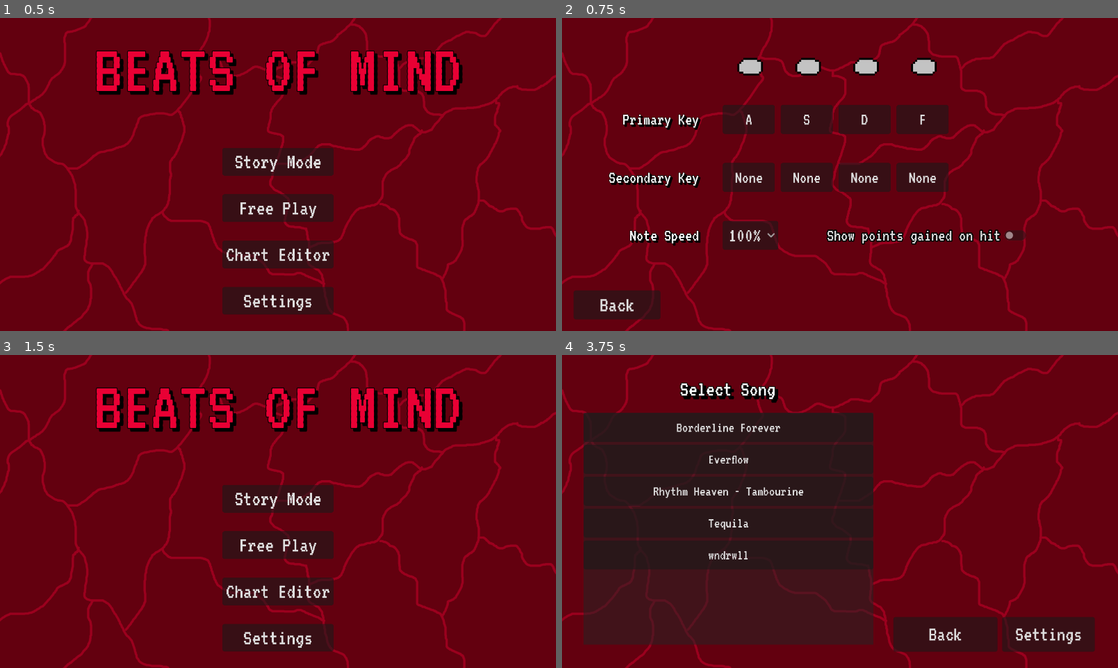
Above: before the commit, frames 1-4 (two rows, left to right).
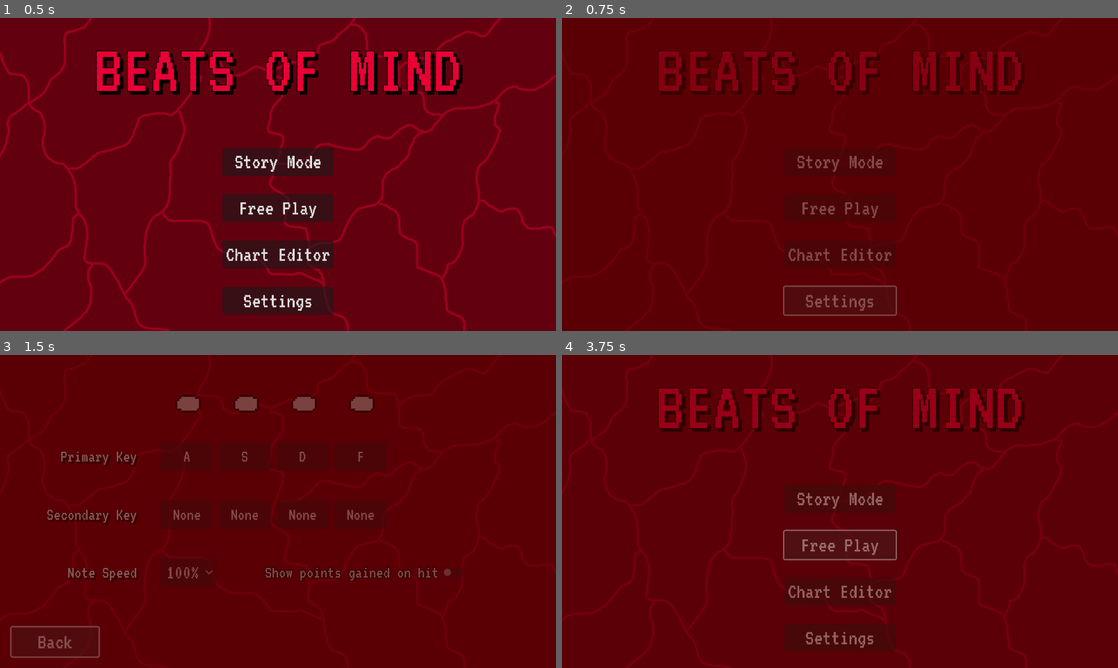
Above: after the commit, the same moments.

Repository: rlett/beats-of-godot-mind
Game: Godot game, scene res://Scenes/MainMenu.tscn
Same seed, same stepped clock (60 frames per second), same inputs: the game is played once before the commit and once after it.
Inputs:
- Up to frame 1 (0.5 s): no input
- Up to frame 2 (0.75 s): click "Settings" at 0.5 s
- Up to frame 3 (1.5 s): click "Back" at 1.25 s
- Up to frame 4 (3.75 s): click "Story Mode" at 2 s; click "Story Mode" at 2.75 s; click "Free Play" at 3.5 s

Frame 1 is identical in both runs. In frame 2, 21% of the frame differs, in the area x 0-100%, y 0-100%; in frame 3, 19%; in frame 4, 47%.

Commit message:
Added Scene Transitions

Diff:
--- /dev/null
+++ b/Scenes/SceneTransitions.tscn
@@ -0,0 +1,59 @@
+[gd_scene load_steps=5 format=3 uid="uid://ckeffft582jid"]
+
+[ext_resource type="Script" path="res://Scripts/SceneTransitions.gd" id="1_s3d0g"]
+
+[sub_resource type="Animation" id="Animation_newds"]
+resource_name = "RESET"
+length = 0.01
+tracks/0/type = "value"
+tracks/0/imported = false
+tracks/0/enabled = true
+tracks/0/path = NodePath("transition:modulate")
+tracks/0/interp = 1
+tracks/0/loop_wrap = true
+tracks/0/keys = {
+"times": PackedFloat32Array(0),
+"transitions": PackedFloat32Array(1),
+"update": 0,
+"values": [Color(1, 1, 1, 0)]
+}
+
+[sub_resource type="Animation" id="Animation_kkqr5"]
+resource_name = "disolve"
+length = 0.3
+tracks/0/type = "value"
+tracks/0/imported = false
+tracks/0/enabled = true
+tracks/0/path = NodePath("transition:modulate")
+tracks/0/interp = 1
+tracks/0/loop_wrap = true
+tracks/0/keys = {
+"times": PackedFloat32Array(0, 0.3),
+"transitions": PackedFloat32Array(1, 1),
+"update": 0,
+"values": [Color(1, 1, 1, 0), Color(1, 1, 1, 1)]
+}
+
+[sub_resource type="AnimationLibrary" id="AnimationLibrary_lyphs"]
+_data = {
+"RESET": SubResource("Animation_newds"),
+"disolve": SubResource("Animation_kkqr5")
+}
+
+[node name="SceneTransitions" type="CanvasLayer"]
+script = ExtResource("1_s3d0g")
+
+[node name="transition" type="ColorRect" parent="."]
+modulate = Color(1, 1, 1, 0)
+anchors_preset = 15
+anchor_right = 1.0
+anchor_bottom = 1.0
+grow_horizontal = 2
+grow_vertical = 2
+mouse_filter = 2
+color = Color(0.333333, 0, 0, 1)
+
+[node name="AnimationPlayer" type="AnimationPlayer" parent="."]
+libraries = {
+"": SubResource("AnimationLibrary_lyphs")
+}
--- a/Scripts/Conductor.gd
+++ b/Scripts/Conductor.gd
@@ -216,7 +216,7 @@
 
 # guess what this fucking does
 func _quit():
-	get_tree().change_scene_to_file("res://Scenes/main.tscn")
+	SceneTransitions.change_scene(global.prevScene)
 
 
 # -------------------------
--- a/Scripts/Controller.gd
+++ b/Scripts/Controller.gd
@@ -90,11 +90,12 @@
 
 # if you do not know what these do you are a lost cause :D
 func _level():
-	get_tree().change_scene_to_file("res://Scenes/PlayGame.tscn")
+	global.prevScene = get_tree().current_scene.scene_file_path
+	SceneTransitions.change_scene("res://Scenes/PlayGame.tscn")
 
 func _settings():
 	global.prevScene = get_tree().current_scene.scene_file_path
-	get_tree().change_scene_to_file("res://Scenes/Settings.tscn")
+	SceneTransitions.change_scene("res://Scenes/Settings.tscn")
 
 func _back():
-	get_tree().change_scene_to_file("res://Scenes/MainMenu.tscn")
+	SceneTransitions.change_scene("res://Scenes/MainMenu.tscn")
--- a/Scripts/MainMenu.gd
+++ b/Scripts/MainMenu.gd
@@ -14,14 +14,14 @@
 func _process(delta):
 	pass
 
-func _settings():
-	get_tree().change_scene_to_file("res://Scenes/Settings.tscn")
-
-func _freePlay():
-	get_tree().change_scene_to_file("res://Scenes/LevelSelect.tscn")
-
 func _storyMode():
 	pass
 
+func _freePlay():
+	SceneTransitions.change_scene("res://Scenes/LevelSelect.tscn")
+
 func _chartEditor():
 	pass
+
+func _settings():
+	SceneTransitions.change_scene("res://Scenes/Settings.tscn")
--- /dev/null
+++ b/Scripts/SceneTransitions.gd
@@ -0,0 +1,7 @@
+extends CanvasLayer
+
+func change_scene(newScene: String):
+	$AnimationPlayer.play("disolve")
+	await $AnimationPlayer.animation_finished
+	get_tree().change_scene_to_file(newScene)
+	$AnimationPlayer.play_backwards("disolve")
--- a/Scripts/Settings.gd
+++ b/Scripts/Settings.gd
@@ -41,7 +41,7 @@
 
 # fucking guess what this do
 func _back():
-	get_tree().change_scene_to_file(global.prevScene)
+	SceneTransitions.change_scene(global.prevScene)
 
 func _setKey(key):
 	selectedKey = key
--- a/project.godot
+++ b/project.godot
@@ -19,6 +19,7 @@
 [autoload]
 
 global="*res://Scripts/global.gd"
+SceneTransitions="*res://Scenes/SceneTransitions.tscn"
 
 [display]
 
